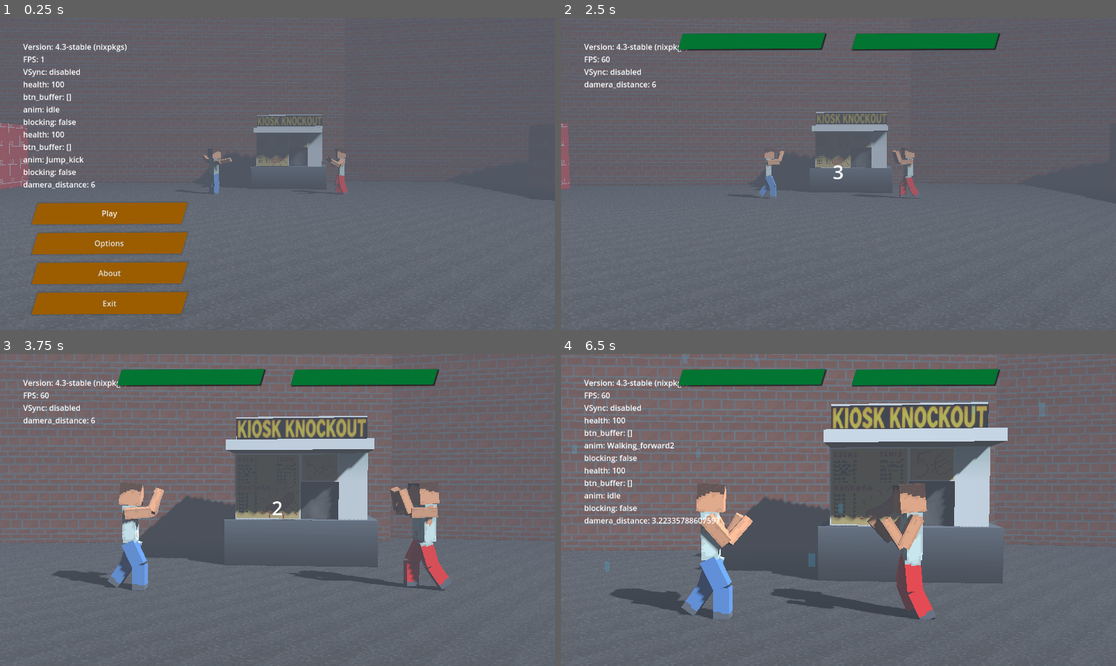
Above: before the commit, frames 1-4 (two rows, left to right).
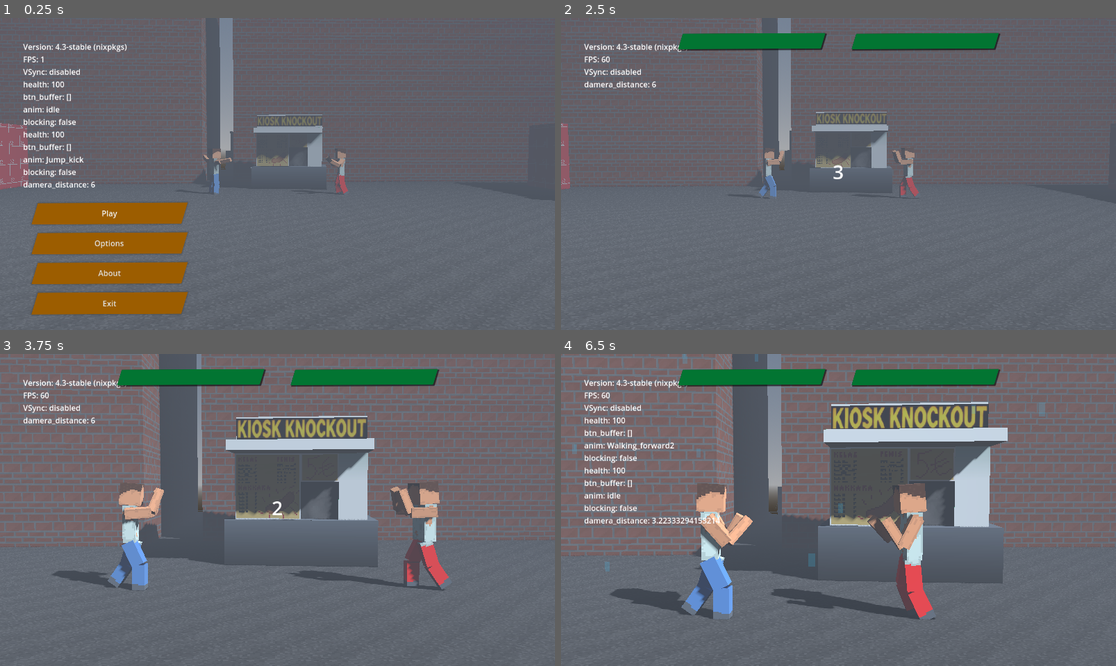
Above: after the commit, the same moments.

Repository: miklaskarjalainen/KioskKnockout
Game: Godot game, scene res://src/scenes/TitleScreen.tscn
Same seed, same stepped clock (60 frames per second), same inputs: the game is played once before the commit and once after it.
Inputs (mouse positions are in pixels of both pictures, inside the frame that each line leads up to):
- Up to frame 1 (0.25 s): no input
- Up to frame 2 (2.5 s): click "Play" at 0.5 s; tap Enter at 1.25 s; move the mouse to (960, 158) at 1.27 s; hold Up (ui_up) 1.28-2 s; click (960, 158) at 1.42 s; click "Play" at 2 s
- Up to frame 3 (3.75 s): drag from (166, 525) to (249, 572) at 2.77 s; move the mouse to (333, 441) at 3.52 s; hold Up (ui_up) from 3.53 s (still down)
- Up to frame 4 (6.5 s): release Up (ui_up) at 4.25 s; drag from (810, 572) to (672, 463) at 4.27 s; move the mouse to (1005, 556) at 5.02 s; hold Down (ui_down) 5.03-5.75 s; drag from (672, 463) to (755, 432) at 5.77 s

The runs differ from the first frame. In frame 1, 1.0% of the frame differs, in the area x 36-63%, y 0-56%; in frame 2, 1.0%; in frame 3, 8.0%; in frame 4, 11%, in the area x 0-100%, y 0-83%.

Commit message:
Seperated the houses

Diff:
--- a/src/scenes/Arena1.tscn
+++ b/src/scenes/Arena1.tscn
@@ -64,17 +64,17 @@
 use_collision = true
 
 [node name="floor" type="CSGMesh3D" parent="CSGCombiner3D"]
-transform = Transform3D(1, 0, 0, 0, 1, 0, 0, 0, 1, 0.0317192, 0.161488, 21.9858)
+transform = Transform3D(1, 0, 0, 0, 1, 0, 0, 0, 1, 0.0317192, 0.161488, 6.36235)
 mesh = SubResource("BoxMesh_fop1y")
 material = ExtResource("1_25r2m")
 
 [node name="back_wall" type="CSGMesh3D" parent="CSGCombiner3D"]
-transform = Transform3D(0.981097, -0.193515, 8.45882e-09, 0, -4.37114e-08, -1, 0.193515, 0.981097, -4.28851e-08, 13.9509, 8.10902, -14.7905)
+transform = Transform3D(0.999807, 0.0196513, -8.58972e-10, 6.87503e-16, -4.37114e-08, -1, -0.0196513, 0.999807, -4.37029e-08, 9.51349, 8.10902, -15.6571)
 mesh = SubResource("BoxMesh_ui0qm")
 material = ExtResource("2_q4t5w")
 
 [node name="back_wall2" type="CSGMesh3D" parent="CSGCombiner3D"]
-transform = Transform3D(0.998722, 0.0505407, -2.2092e-09, 0, -4.37114e-08, -1, -0.0505407, 0.998722, -4.36555e-08, -8.57719, 8.10902, -14.7905)
+transform = Transform3D(0.998722, 0.0505407, -2.2092e-09, 0, -4.37114e-08, -1, -0.0505407, 0.998722, -4.36555e-08, -17.4647, 8.1356, -13.275)
 mesh = SubResource("BoxMesh_ui0qm")
 material = ExtResource("2_q4t5w")
 
@@ -83,26 +83,26 @@
 mesh = SubResource("BoxMesh_64x4u")
 
 [node name="box2" type="CSGMesh3D" parent="CSGCombiner3D"]
-transform = Transform3D(0.361885, 0, -0.932223, 0, 1, 0, 0.932223, 0, 0.361885, 1.90674, 1.6431, -29.5041)
+transform = Transform3D(0.529638, 0, -0.848224, 0, 1, 0, 0.848224, 0, 0.529638, -5.0221, 1.6431, -27.0569)
 mesh = SubResource("BoxMesh_mnm20")
 material = ExtResource("3_diw7d")
 
 [node name="box3" type="CSGMesh3D" parent="CSGCombiner3D"]
-transform = Transform3D(0.590831, 0, -0.806795, 0, 1, 0, 0.806795, 0, 0.590831, 3.77119, 1.6431, -30.2279)
+transform = Transform3D(0.731127, 0, -0.68224, 0, 1, 0, 0.68224, 0, 0.731127, -3.32565, 1.6431, -28.1163)
 mesh = SubResource("BoxMesh_mnm20")
 material = ExtResource("3_diw7d")
 
 [node name="box4" type="CSGMesh3D" parent="CSGCombiner3D"]
-transform = Transform3D(0.361885, 0, -0.932223, 0, 1, 0, 0.932223, 0, 0.361885, 2.47708, 3.6431, -30.7982)
+transform = Transform3D(0.529638, 0, -0.848224, 0, 1, 0, 0.848224, 0, 0.529638, -4.70351, 3.6431, -28.4348)
 mesh = SubResource("BoxMesh_mnm20")
 material = ExtResource("3_diw7d")
 
 [node name="box1" type="CSGMesh3D" parent="CSGCombiner3D"]
-transform = Transform3D(0.860964, 0, -0.508666, 0, 1, 0, 0.508666, 0, 0.860964, -4.08988, 1.63006, -29.7285)
+transform = Transform3D(0.860964, 0, -0.508666, 0, 1, 0, 0.508666, 0, 0.860964, -1.35022, 1.63006, -27.5107)
 mesh = SubResource("BoxMesh_mnm20")
 
 [node name="box5" type="CSGMesh3D" parent="CSGCombiner3D"]
-transform = Transform3D(0.590831, 0, -0.806795, 0, 1, 0, 0.806795, 0, 0.590831, 2.11611, 1.6431, -31.7299)
+transform = Transform3D(0.731127, 0, -0.68224, 0, 1, 0, 0.68224, 0, 0.731127, -5.23215, 1.6431, -29.2827)
 mesh = SubResource("BoxMesh_mnm20")
 material = ExtResource("3_diw7d")
 
